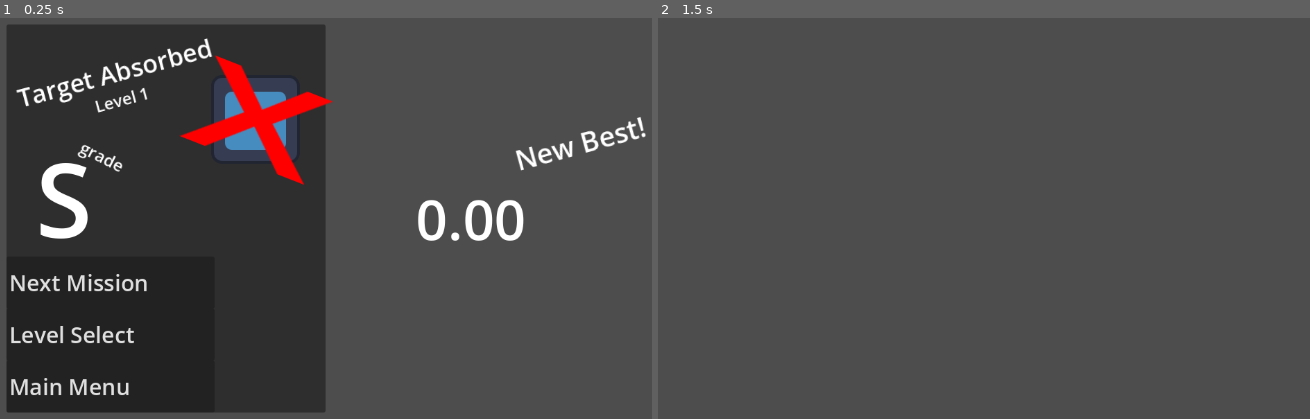
Above: before the commit, frames 1-2 (left to right).
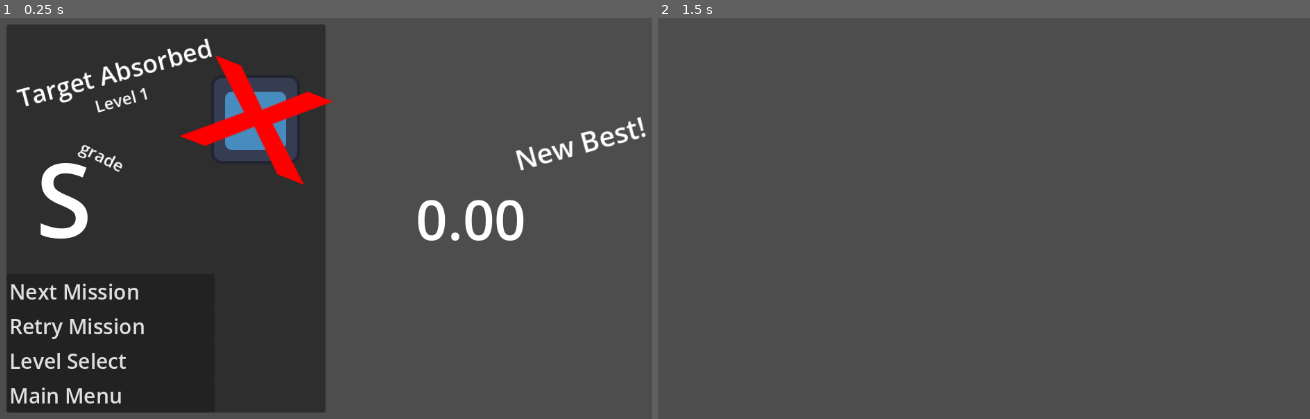
Above: after the commit, the same moments.

Repository: Octoan1/respawn26-colors
Game: Godot game, scene res://UI/level_finish.tscn
Two runs of this game, one before a commit and one after it. Both use one fixed random seed, a clock stepped at 60 frames per second and the inputs below. This scene is started directly instead of the project's main scene. The engine's default icon, where the game draws it, is replaced by a stand-in: a white triangle on a blue panel in a dark square.
Inputs (mouse positions are in pixels of both pictures, inside the frame that each line leads up to):
- Up to frame 1 (0.25 s): no input
- Up to frame 2 (1.5 s): click (768, 326) at 0.5 s, where only the run after the commit has a clickable "Retry Mission"; tap Enter at 1.25 s; move the mouse to (1212, 194) at 1.27 s; hold D (player_right) from 1.28 s (still down); tap Ctrl (player_slide) at 1.35 s; click (1212, 194) at 1.42 s

The runs differ from the first frame. In frame 1, 2.1% of the frame differs, in the area x 1-23%, y 63-97%; in frame 2, nothing differs.
Error before the commit: Cannot call method 'get_children' on a null value. (res://Autoloads/level_manager.gd:104)
Error after the commit: Cannot call method 'get_children' on a null value. (res://Autoloads/level_manager.gd:106)

Commit message:
Level retry added
- Added new ui to level report that allows player to retry the level.

Diff:
--- a/Autoloads/level_manager.gd
+++ b/Autoloads/level_manager.gd
@@ -39,8 +39,9 @@
 		return
 	var level: Node = scene.instantiate()
 
+	cleanup_main()
 	main.add_child(level)
-	remove_level(current_index - 1)
+	#remove_level(current_index - 1)
 
 	# handle time vars
 	player_time = 0
@@ -59,7 +60,8 @@
 	if _is_valid_index(current_index + 1):
 		go_to_level(current_index + 1)
 	else:
-		remove_level(current_index)
+		#remove_level(current_index)
+		cleanup_main()
 		current_index = 0
 		UiManager.go_to_title()
 
--- a/UI/level_report.gd
+++ b/UI/level_report.gd
@@ -13,10 +13,13 @@
 @onready var next_level: Button = $NextLevel
 @onready var level_select: Button = $LevelSelect
 @onready var main_menu: Button = $MainMenu
+@onready var retry_button: Button = $RetryButton
+
 
 @onready var next_level_size: Vector2 = next_level.size
 @onready var level_select_size: Vector2 = level_select.size
 @onready var main_menu_size: Vector2 = main_menu.size
+@onready var retry_button_size: Vector2 = retry_button.size
 
 const HOVER_WIDTH_EXTENSION: float = 100.0
 const TWEEN_DURATION: float = 0.2
@@ -25,10 +28,9 @@
 	next_level.grow_horizontal = Control.GROW_DIRECTION_BEGIN
 	level_select.grow_horizontal = Control.GROW_DIRECTION_BEGIN
 	main_menu.grow_horizontal = Control.GROW_DIRECTION_BEGIN
+	retry_button.grow_horizontal = Control.GROW_DIRECTION_BEGIN
 
-	#populate_report()
-
-# NEXT LEVEL
+## NEXT LEVEL
 func _on_next_level_pressed() -> void:
 	LevelManager.next_level()
 	free_ui.emit()
@@ -38,6 +40,17 @@
 
 func _on_next_level_mouse_exited() -> void:
 	close_button(next_level)
+
+## RETRY LEVEL
+func _on_retry_button_pressed() -> void:
+	LevelManager.restart_level()
+	free_ui.emit()
+
+func _on_retry_button_mouse_entered() -> void:
+	expand_button(retry_button)
+
+func _on_retry_button_mouse_exited() -> void:
+	close_button(retry_button)
 
 ## LEVEL SELECT
 func _on_level_select_pressed() -> void:
@@ -79,6 +92,8 @@
 		target_size_x = level_select_size.x + HOVER_WIDTH_EXTENSION
 	elif button.name == "MainMenu":
 		target_size_x = main_menu_size.x + HOVER_WIDTH_EXTENSION
+	elif button.name == "RetryButton":
+		target_size_x = retry_button_size.x + HOVER_WIDTH_EXTENSION
 
 	new_tween.tween_property(button, "size:x", target_size_x, TWEEN_DURATION)
 
@@ -100,6 +115,8 @@
 		target_size_x = level_select_size.x
 	elif button.name == "MainMenu":
 		target_size_x = main_menu_size.x
+	elif button.name == "RetryButton":
+		target_size_x = retry_button_size.x
 
 	new_tween.tween_property(button, "size:x", target_size_x, TWEEN_DURATION)
 
--- a/UI/level_report.tscn
+++ b/UI/level_report.tscn
@@ -93,12 +93,26 @@
 anchors_preset = 2
 anchor_top = 1.0
 anchor_bottom = 1.0
-offset_top = -225.0
+offset_top = -200.0
 offset_right = 300.0
 offset_bottom = -150.0
 grow_vertical = 0
-theme_override_font_sizes/font_size = 32
+theme_override_font_sizes/font_size = 30
 text = "Next Mission"
+alignment = 0
+
+[node name="RetryButton" type="Button" parent="." unique_id=1931802112]
+custom_minimum_size = Vector2(300, 50)
+layout_mode = 1
+anchors_preset = 2
+anchor_top = 1.0
+anchor_bottom = 1.0
+offset_top = -150.0
+offset_right = 300.0
+offset_bottom = -100.0
+grow_vertical = 0
+theme_override_font_sizes/font_size = 30
+text = "Retry Mission"
 alignment = 0
 
 [node name="LevelSelect" type="Button" parent="." unique_id=1637361229]
@@ -107,11 +121,11 @@
 anchors_preset = 2
 anchor_top = 1.0
 anchor_bottom = 1.0
-offset_top = -150.0
+offset_top = -100.0
 offset_right = 300.0
-offset_bottom = -75.0
+offset_bottom = -50.0
 grow_vertical = 0
-theme_override_font_sizes/font_size = 32
+theme_override_font_sizes/font_size = 30
 text = "Level Select"
 alignment = 0
 
@@ -121,26 +135,10 @@
 anchors_preset = 2
 anchor_top = 1.0
 anchor_bottom = 1.0
-offset_top = -75.0
+offset_top = -50.0
 offset_right = 300.0
 grow_vertical = 0
-theme_override_font_sizes/font_size = 32
-text = "Main Menu"
-alignment = 0
-
-[node name="RetryButton" type="Button" parent="." unique_id=1931802112]
-visible = false
-custom_minimum_size = Vector2(300, 75)
-layout_mode = 1
-anchors_preset = 2
-anchor_top = 1.0
-anchor_bottom = 1.0
-offset_left = 21.0
-offset_top = 27.0
-offset_right = 321.0
-offset_bottom = 102.0
-grow_vertical = 0
-theme_override_font_sizes/font_size = 32
+theme_override_font_sizes/font_size = 30
 text = "Main Menu"
 alignment = 0
 
@@ -167,6 +165,9 @@
 [connection signal="mouse_entered" from="NextLevel" to="." method="_on_next_level_mouse_entered"]
 [connection signal="mouse_exited" from="NextLevel" to="." method="_on_next_level_mouse_exited"]
 [connection signal="pressed" from="NextLevel" to="." method="_on_next_level_pressed"]
+[connection signal="mouse_entered" from="RetryButton" to="." method="_on_retry_button_mouse_entered"]
+[connection signal="mouse_exited" from="RetryButton" to="." method="_on_retry_button_mouse_exited"]
+[connection signal="pressed" from="RetryButton" to="." method="_on_retry_button_pressed"]
 [connection signal="mouse_entered" from="LevelSelect" to="." method="_on_level_select_mouse_entered"]
 [connection signal="mouse_exited" from="LevelSelect" to="." method="_on_level_select_mouse_exited"]
 [connection signal="pressed" from="LevelSelect" to="." method="_on_level_select_pressed"]
